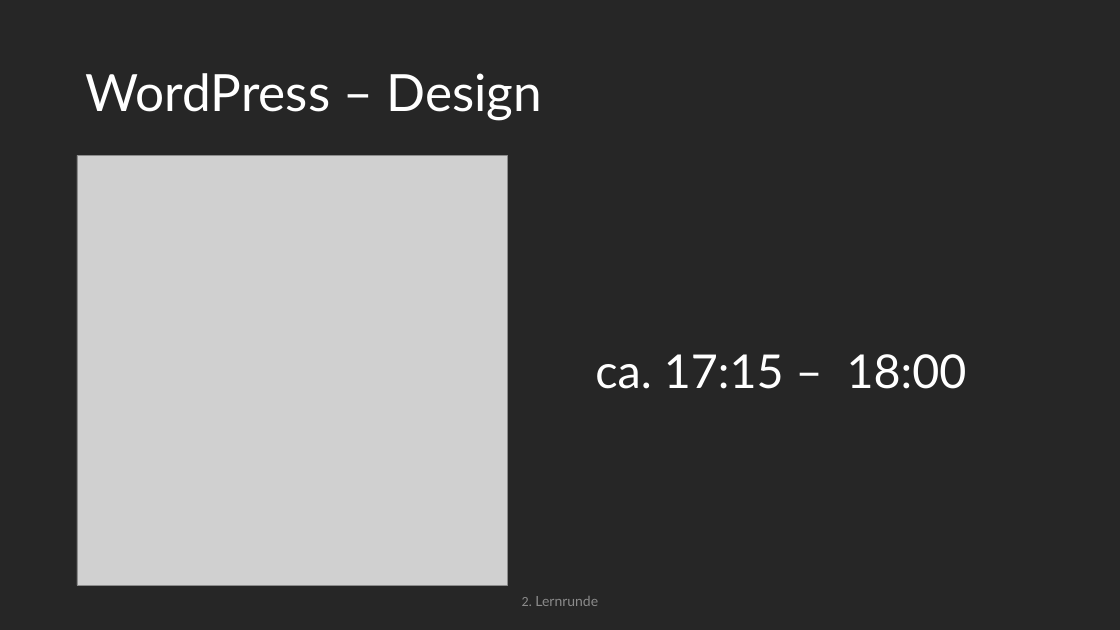
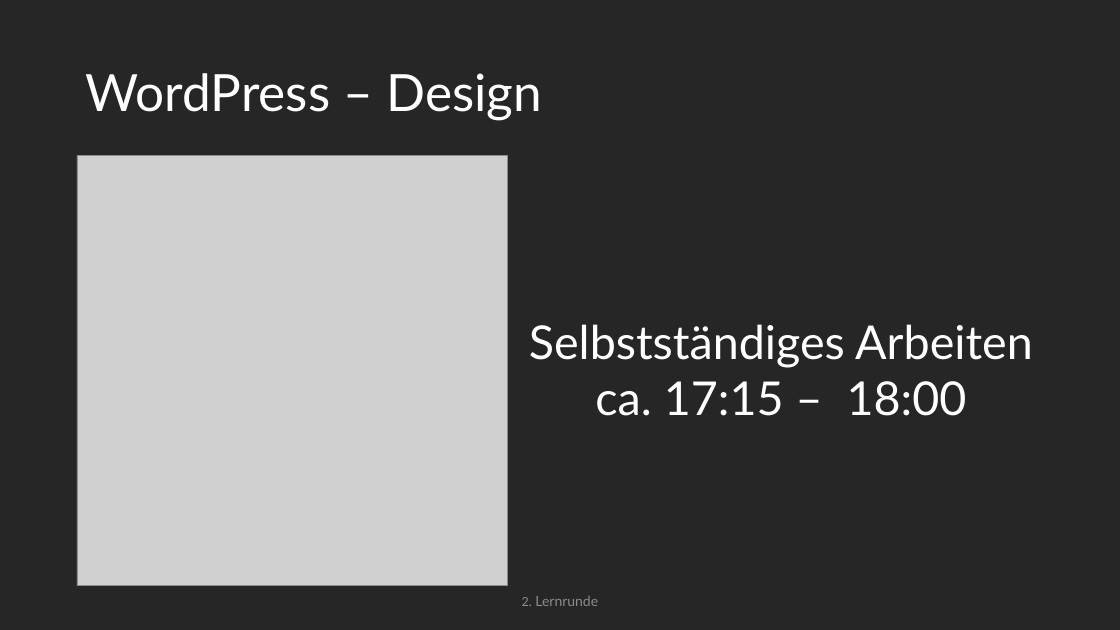
Before and after one commit to maximotus/skill-saturday-wordpress-portfolio-website, a slide deck: slide 16 of wordpress-portfolio-website-presentation.pptx. Drawn at 1120x630 pixels with LibreOffice and Linux fonts; fonts in the diff are those of the drawing; grey boxes stand for pictures. Boxes give left, top, right and bottom in pixels: in the first picture for what was removed or moved away, otherwise in the second. Text is boxed around its words. In the diff, an @@ line names an element or a change of style, - is before the commit and + after.

```diff
--- a/wordpress-portfolio-website-presentation.pptx
+++ b/wordpress-portfolio-website-presentation.pptx
@@ text "Selbstständiges Arbeiten": place and size @@
-text "Selbstständiges Arbeiten" at (595, 354, 967, 389)
+text "Selbstständiges Arbeiten" at (529, 324, 1033, 416)
@@ text at (529, 324, 1033, 368): paragraph added @@
+Selbstständiges Arbeiten
```
Also in this commit, not shown: 2 other slides changed, 4 slides added, 1 other file.
